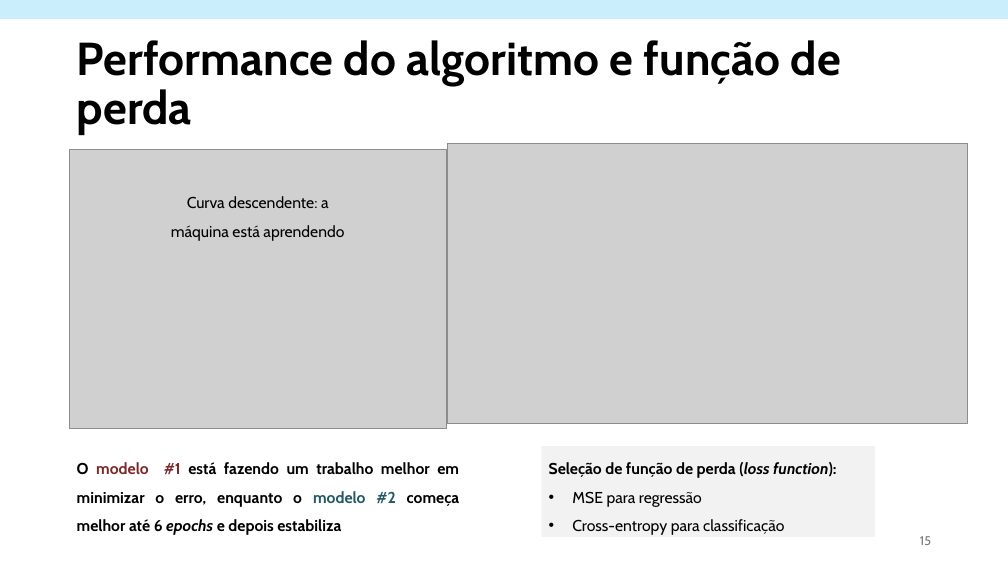
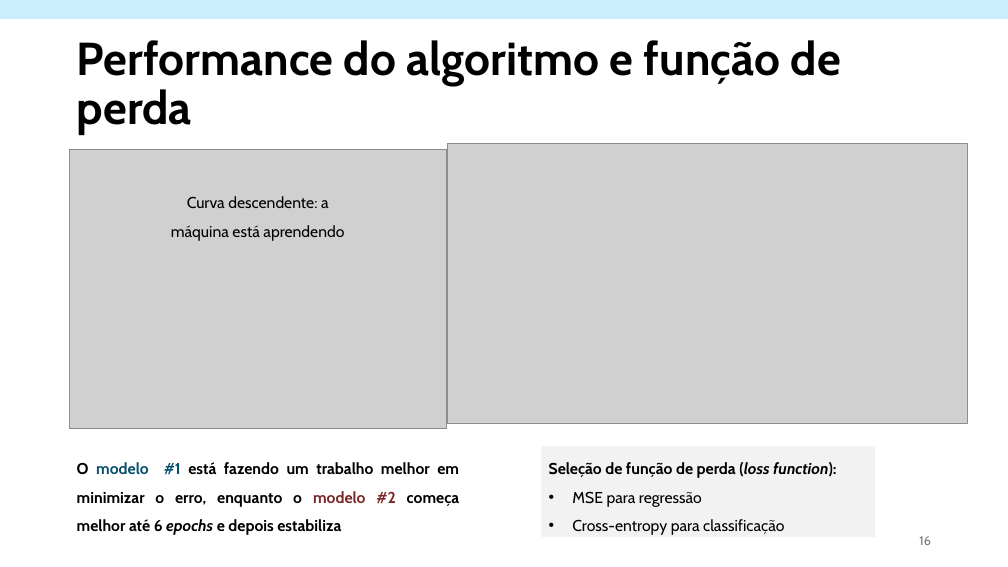
Before and after one commit to OviedoVR/ML_especializacao, a slide deck: slide 16 of assets/MachineLearning_RedesNeurais.pptx (slide 15 before the commit). Drawn at 1008x567 pixels with LibreOffice and Linux fonts; fonts in the diff are those of the drawing; grey boxes stand for pictures. Boxes give left, top, right and bottom in pixels: in the first picture for what was removed or moved away, otherwise in the second. Text is boxed around its words. In the diff, an @@ line names an element or a change of style, - is before the commit and + after.

```diff
--- a/assets/MachineLearning_RedesNeurais.pptx
+++ b/assets/MachineLearning_RedesNeurais.pptx
@@ text "O modelo #1 está fazendo ..." at [77, 462, 459, 535]: text colour #7C282A to #084F6A in "modelo #1"; text colour #235867 to #7C282A in "modelo #2" @@
@@ page number at [919, 536, 931, 545]: text changed @@
-15
+16
```
Also in this commit, not shown: 1 other slide changed, 3 slides removed, 2 other files.
